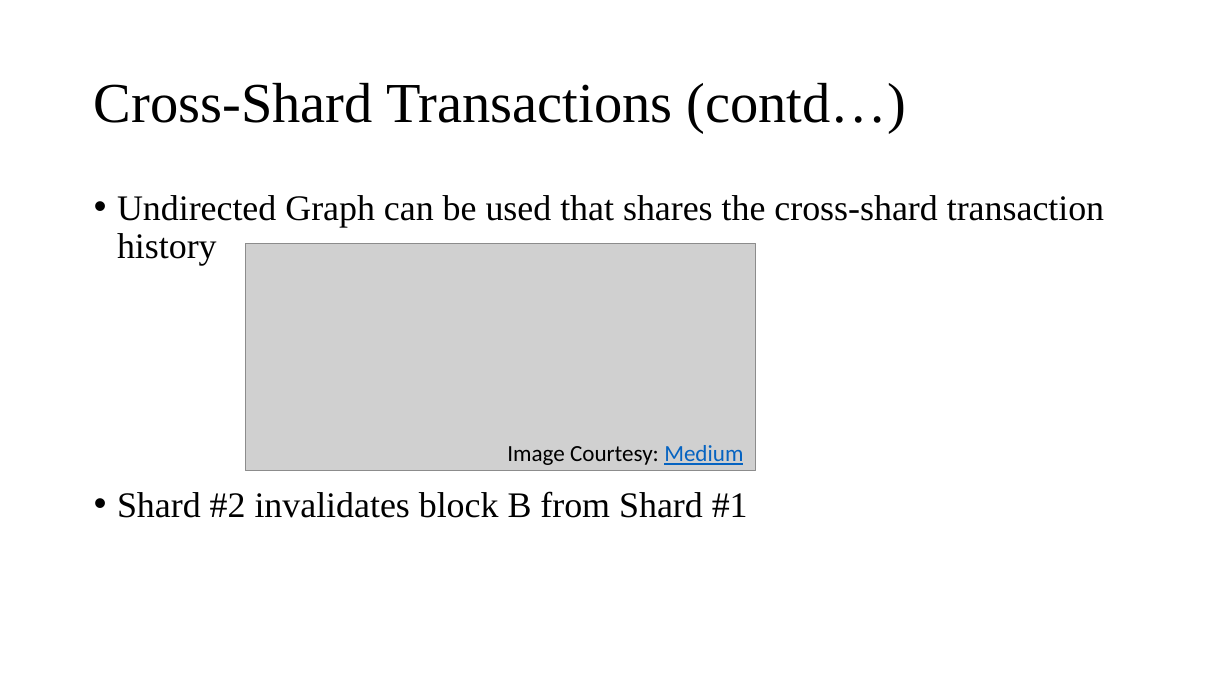
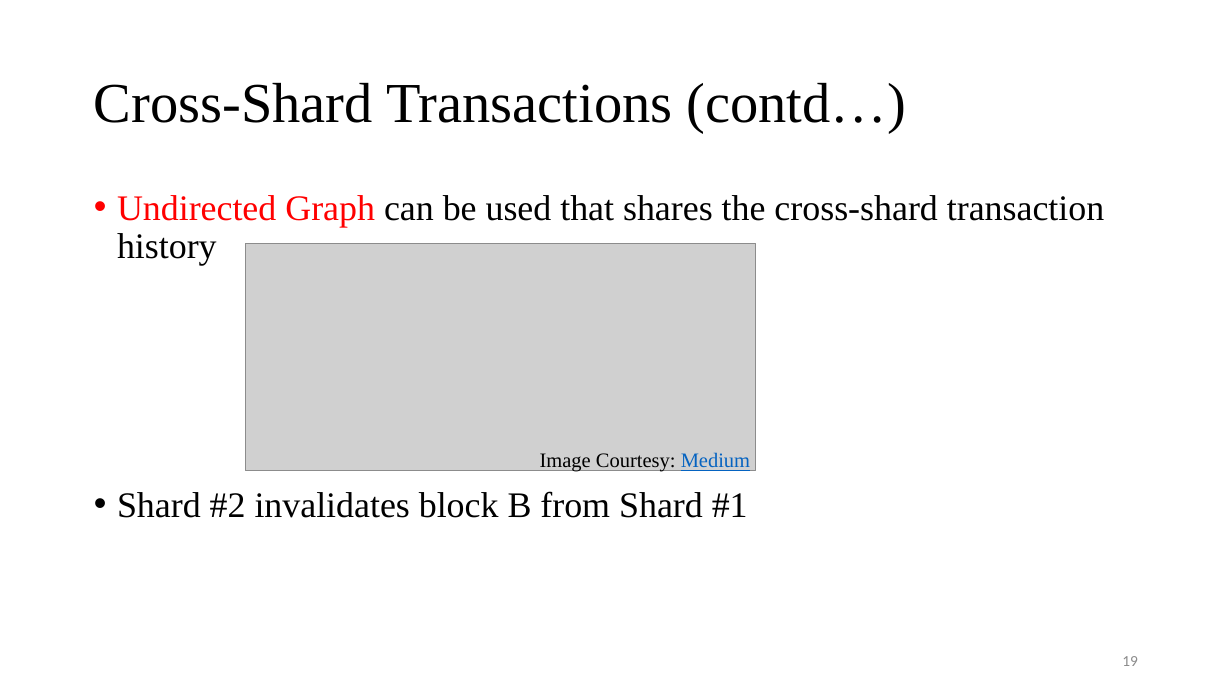
Before and after one commit to Tsajan/2018FallSemPOSTECH, a slide deck: slide 19 of CSED601 Dependable Computing/Sharding.pptx. Drawn at 1232x693 pixels with LibreOffice and Linux fonts; fonts in the diff are those of the drawing; grey boxes stand for pictures. Boxes give left, top, right and bottom in pixels: in the first picture for what was removed or moved away, otherwise in the second. Text is boxed around its words. In the diff, an @@ line names an element or a change of style, - is before the commit and + after.

```diff
--- a/CSED601 Dependable Computing/Sharding.pptx
+++ b/CSED601 Dependable Computing/Sharding.pptx
@@ text at (117,195,1104,266): text colour #000000 to #FF0000 in "Undirected Graph" @@
@@ text "Image Courtesy: Medium": place and size @@
-text "Image Courtesy: Medium" at (507,445,743,465)
+text "Image Courtesy: Medium" at (540,452,750,473)
@@ text "Image Courtesy: Medium" at (540,452,750,473): size 18 to 16 pt, font Calibri to Times New Roman @@
@@ page number added at (1122,656,1138,666), 12 pt, text #8C8C8C @@
+19
```
Also in this commit, not shown: 22 other slides changed, 4 other files.
